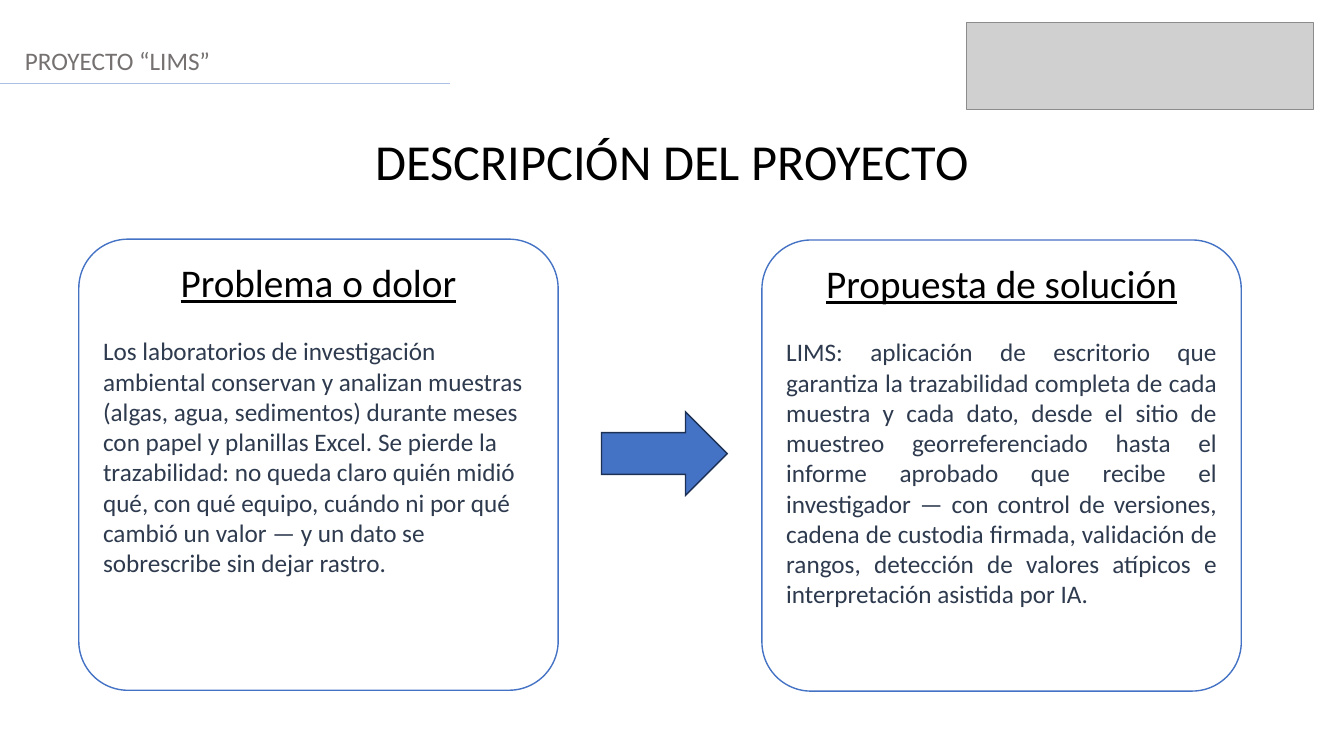
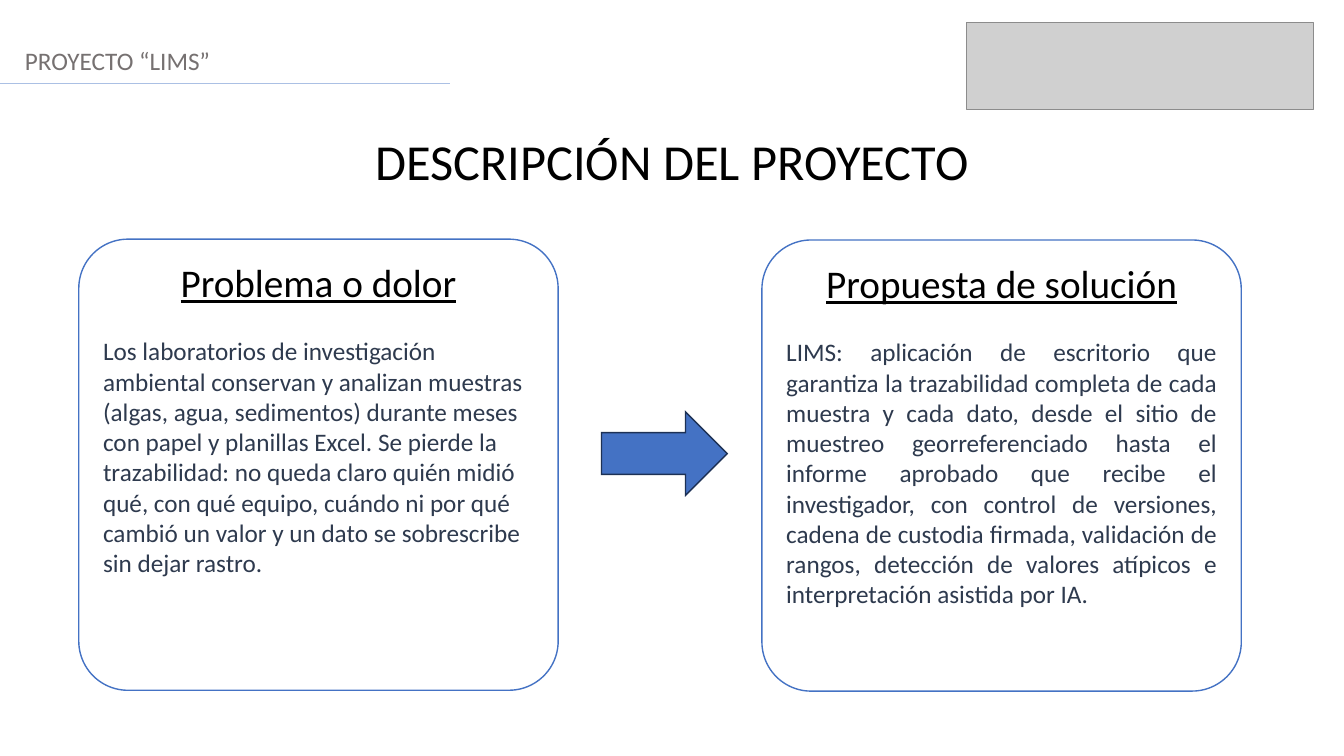
Before and after one commit to NicolasCardenas1/ConectaGo, a slide deck: slide 3 of Fase 3/Evidencias grupales/Presentacion Final del proyecto (Español).pptx. Drawn at 1344x756 pixels with LibreOffice and Linux fonts; fonts in the diff are those of the drawing; grey boxes stand for pictures. Boxes give left, top, right and bottom in pixels: in the first picture for what was removed or moved away, otherwise in the second. Text is boxed around its words. In the diff, an @@ line names an element or a change of style, - is before the commit and + after.

Commit message:
Actualización PPT, Informe APT y reflexión personal
Actualización PPT, Informe APT y reflexión personal

```diff
--- a/Fase 3/Evidencias grupales/Presentacion Final del proyecto (Español).pptx
+++ b/Fase 3/Evidencias grupales/Presentacion Final del proyecto (Español).pptx
@@ text in rounded rectangle at (x1=103, y1=342, x2=522, y2=577): text changed @@
-Los laboratorios de investigación ambiental conservan y analizan muestras (algas, agua, sedimentos) durante meses con papel y planillas Excel. Se pierde la trazabilidad: no queda claro quién midió qué, con qué equipo, cuándo ni por qué cambió un valor — y un dato se sobrescribe sin dejar rastro.
+Los laboratorios de investigación ambiental conservan y analizan muestras (algas, agua, sedimentos) durante meses con papel y planillas Excel. Se pierde la trazabilidad: no queda claro quién midió qué, con qué equipo, cuándo ni por qué cambió un valor y un dato se sobrescribe sin dejar rastro.
@@ text in rounded rectangle at (x1=786, y1=343, x2=1217, y2=607): text changed @@
-LIMS: aplicación de escritorio que garantiza la trazabilidad completa de cada muestra y cada dato, desde el sitio de muestreo georreferenciado hasta el informe aprobado que recibe el investigador — con control de versiones, cadena de custodia firmada, validación de rangos, detección de valores atípicos e interpretación asistida por IA.
+LIMS: aplicación de escritorio que garantiza la trazabilidad completa de cada muestra y cada dato, desde el sitio de muestreo georreferenciado hasta el informe aprobado que recibe el investigador, con control de versiones, cadena de custodia firmada, validación de rangos, detección de valores atípicos e interpretación asistida por IA.
```
Also in this commit, not shown: 4 other slides changed, 5 other files.
